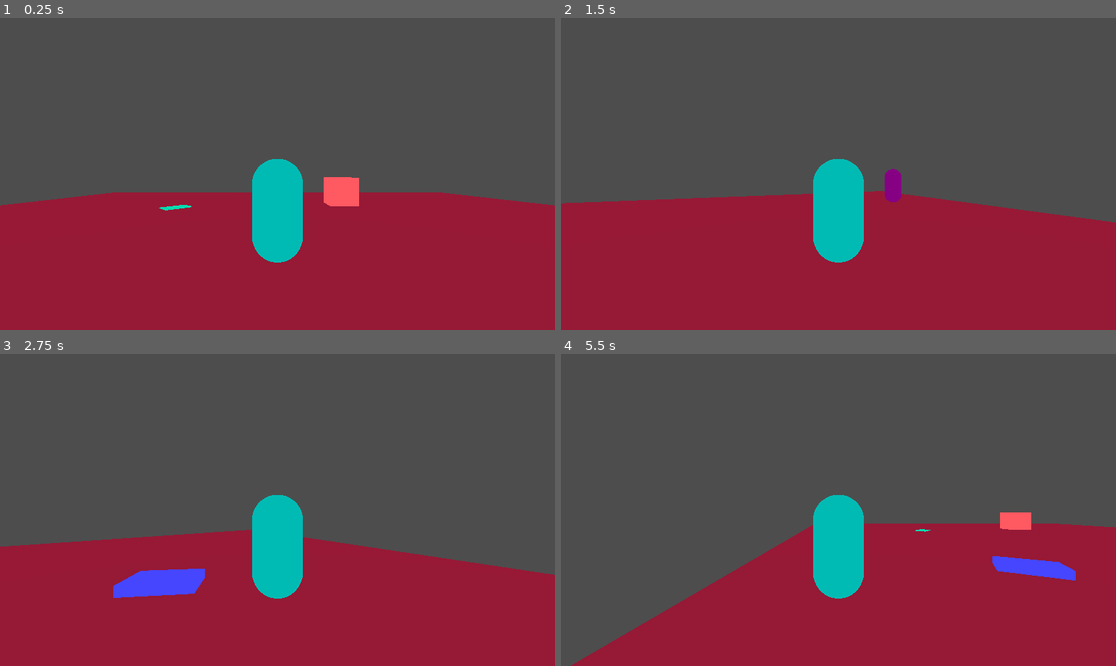
Above: before the commit, frames 1-4 (two rows, left to right).
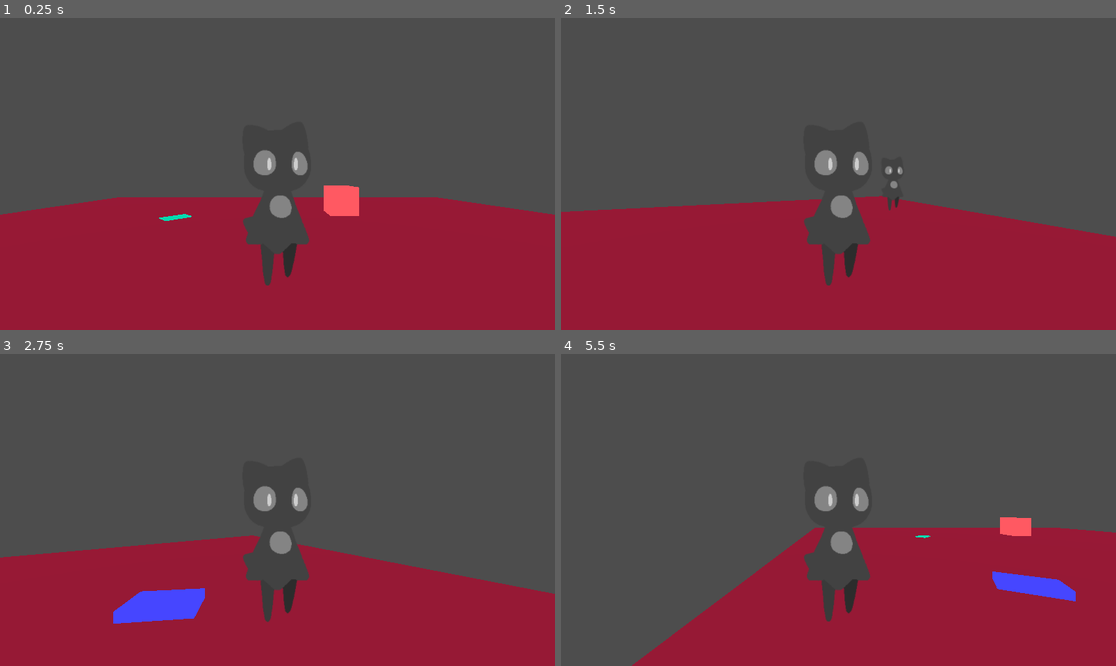
Above: after the commit, the same moments.

Repository: FlorenceEtienne/MTEC2280_FlorenceEtienne_26
Game: Godot game, scene res://scenes/levels/debug_level.tscn
Two runs of this game, one before a commit and one after it. Both use one fixed random seed, a clock stepped at 60 frames per second and the inputs below. The project has no main scene, so this scene is started directly.
Inputs:
- Up to frame 1 (0.25 s): no input
- Up to frame 2 (1.5 s): tap Enter at 0.5 s; hold D (player_right) 0.53-1.28 s; tap E (player_interact) at 0.6, 1.35 s; tap Space (player_jump) at 0.77 s; hold S (player_backward) from 1.28 s (still down)
- Up to frame 3 (2.75 s): tap Space (player_jump) at 1.52 s; release S (player_backward) at 2.03 s; hold D (player_right) from 2.03 s (still down); tap E (player_interact) at 2.1 s
- Up to frame 4 (5.5 s): release D (player_right) at 2.78 s; hold W (player_forward) 2.78-3.53 s; tap E (player_interact) every 0.75 s from 2.85 to 5.1 s; tap Space (player_jump) at 3.02, 3.77, 4.52 s; hold A (player_left) 3.53-5.03 s; hold S (player_backward) from 5.03 s (still down)

The runs differ from the first frame. In frame 1, 5.5% of the frame differs, in the area x 0-100%, y 42-86%; in frame 2, 6.1%; in frame 3, 8.8%, in the area x 0-100%, y 42-87%; in frame 4, 8.4%.

Commit message:
add sprites

Diff:
--- a/FINAL_FlorenceEtienne/blorb/scenes/characters/npc.tscn
+++ b/FINAL_FlorenceEtienne/blorb/scenes/characters/npc.tscn
@@ -1,18 +1,18 @@
 [gd_scene format=3 uid="uid://b1u60k3ov731m"]
 
-[sub_resource type="CapsuleShape3D" id="CapsuleShape3D_7qyh0"]
+[ext_resource type="Texture2D" uid="uid://cttx55xghq0rw" path="res://sprites/nero-spr-rework-frontside.png" id="1_ceaqc"]
 
-[sub_resource type="StandardMaterial3D" id="StandardMaterial3D_7qyh0"]
-shading_mode = 0
-albedo_color = Color(0.52309567, 0.0001670137, 0.51218563, 1)
-
-[sub_resource type="CapsuleMesh" id="CapsuleMesh_ceaqc"]
-material = SubResource("StandardMaterial3D_7qyh0")
+[sub_resource type="CapsuleShape3D" id="CapsuleShape3D_84hc2"]
+height = 3.0
 
 [node name="NPC" type="CharacterBody3D" unique_id=1928711249]
 
-[node name="CollisionShape3D" type="CollisionShape3D" parent="." unique_id=1291758468]
-shape = SubResource("CapsuleShape3D_7qyh0")
+[node name="CollisionShape3D" type="CollisionShape3D" parent="." unique_id=1217653985]
+shape = SubResource("CapsuleShape3D_84hc2")
 
-[node name="MeshInstance3D" type="MeshInstance3D" parent="CollisionShape3D" unique_id=939127925]
-mesh = SubResource("CapsuleMesh_ceaqc")
+[node name="MeshInstance3D" type="MeshInstance3D" parent="CollisionShape3D" unique_id=1155071813]
+
+[node name="Sprite3D" type="Sprite3D" parent="CollisionShape3D" unique_id=1953642728]
+transform = Transform3D(1, 0, 0, 0, 1, 0, 0, 0, 1, 0, 0.11611116, 0)
+billboard = 1
+texture = ExtResource("1_ceaqc")
--- a/FINAL_FlorenceEtienne/blorb/scenes/characters/player.tscn
+++ b/FINAL_FlorenceEtienne/blorb/scenes/characters/player.tscn
@@ -1,15 +1,10 @@
 [gd_scene format=3 uid="uid://dg08lww72sfw4"]
 
 [ext_resource type="Script" uid="uid://c4ig506jsi0fo" path="res://scripts/characters/player.gd" id="1_rp718"]
+[ext_resource type="Texture2D" uid="uid://cttx55xghq0rw" path="res://sprites/nero-spr-rework-frontside.png" id="2_yewv4"]
 
 [sub_resource type="CapsuleShape3D" id="CapsuleShape3D_rp718"]
-
-[sub_resource type="StandardMaterial3D" id="StandardMaterial3D_rp718"]
-shading_mode = 0
-albedo_color = Color(0, 0.7325481, 0.70541227, 1)
-
-[sub_resource type="CapsuleMesh" id="CapsuleMesh_yewv4"]
-material = SubResource("StandardMaterial3D_rp718")
+height = 3.0
 
 [sub_resource type="BoxShape3D" id="BoxShape3D_rp718"]
 size = Vector3(2, 3, 2)
@@ -21,7 +16,11 @@
 shape = SubResource("CapsuleShape3D_rp718")
 
 [node name="MeshInstance3D" type="MeshInstance3D" parent="CollisionShape3D" unique_id=1112907896]
-mesh = SubResource("CapsuleMesh_yewv4")
+
+[node name="Sprite3D" type="Sprite3D" parent="CollisionShape3D" unique_id=850690490]
+transform = Transform3D(1, 0, 0, 0, 1, 0, 0, 0, 1, 0, 0.11611116, 0)
+billboard = 1
+texture = ExtResource("2_yewv4")
 
 [node name="CameraController" type="Node3D" parent="." unique_id=1359364933]
 top_level = true
--- a/FINAL_FlorenceEtienne/blorb/scenes/levels/debug_level.tscn
+++ b/FINAL_FlorenceEtienne/blorb/scenes/levels/debug_level.tscn
@@ -45,11 +45,10 @@
 mesh = SubResource("BoxMesh_r04o2")
 
 [node name="Player" parent="." unique_id=1105433826 groups=["player"] instance=ExtResource("1_hkwi7")]
-transform = Transform3D(1, 0, 0, 0, 1, 0, 0, 0, 1, 0, 1.5, 0)
 guide_dialogue = Array[String](["The", "Hi", "Bye", "Win", "Lose", "Can", "You", "Check", "That", "Crate", "Book?", "Grab.", "There", "Are", "Some", "Documents", "To ", "Pick up"])
 
 [node name="NPC" parent="." unique_id=1928711249 instance=ExtResource("2_r04o2")]
-transform = Transform3D(1, 0, 0, 0, 1, 0, 0, 0, 1, 8, 1.5, 11)
+transform = Transform3D(1, 0, 0, 0, 1, 0, 0, 0, 1, 8, 2, 11)
 
 [node name="NPCIndicator" type="Area3D" parent="NPC" unique_id=1536461532]
 
Binary file added: FINAL_FlorenceEtienne/blorb/sprites/nero-spr-rework-frontside.png
Not shown, added: FINAL_FlorenceEtienne/blorb/sprites/nero-spr-rework-frontside.png.import
